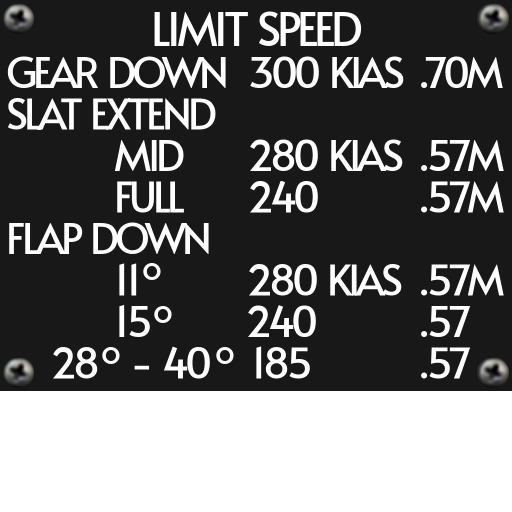
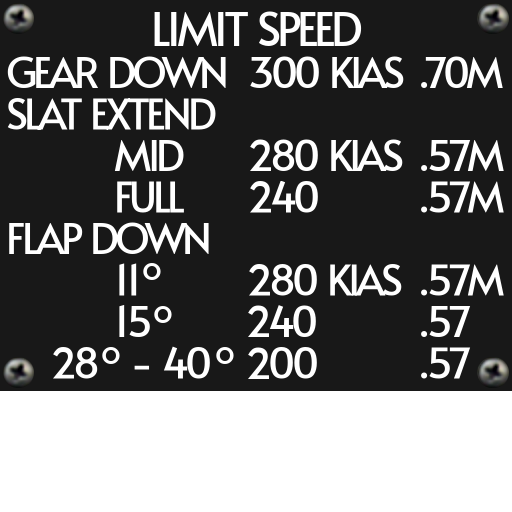
Layers edited between the first and the second 512 × 512 image:
painted on "Layer" over [248,346,317,379]
